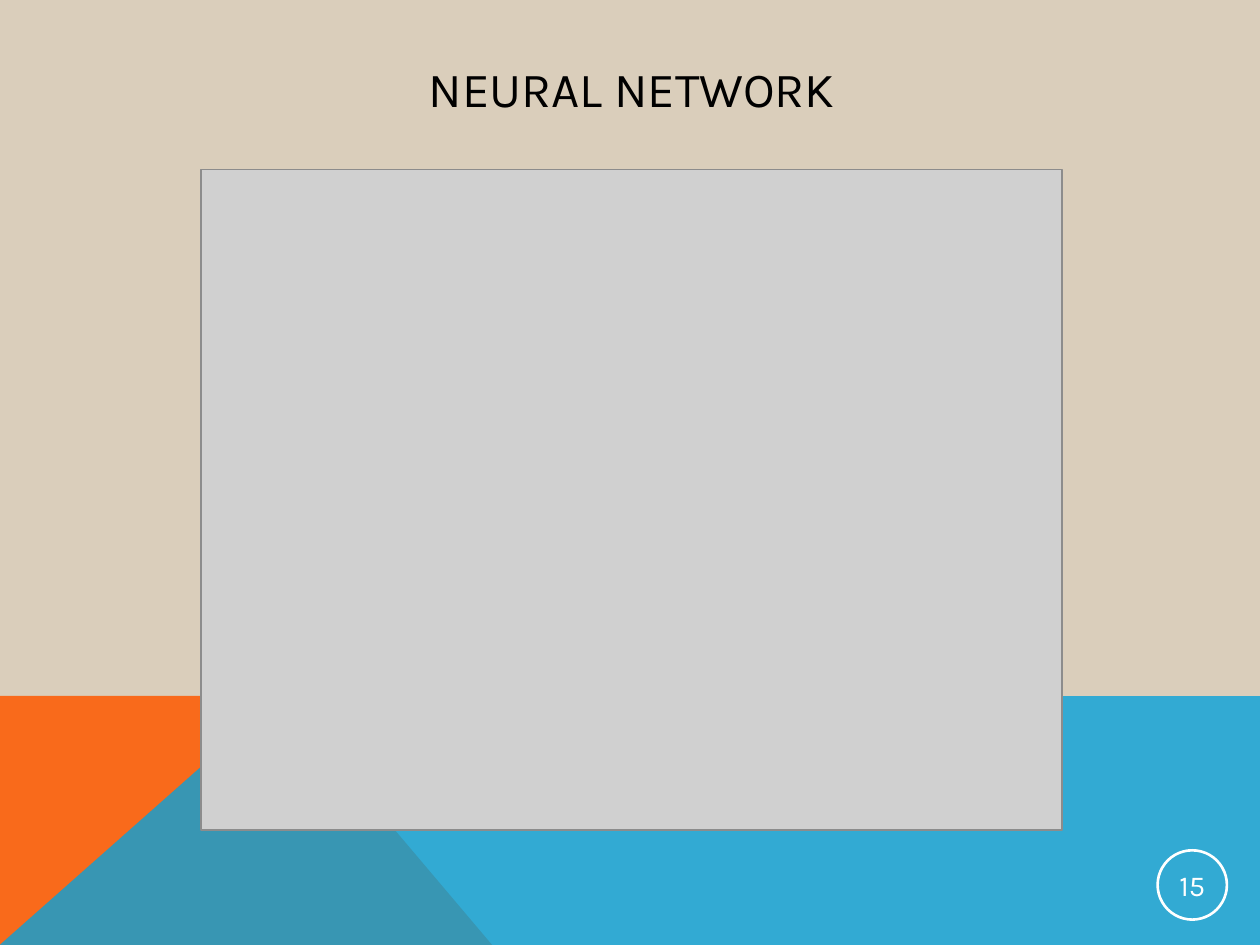
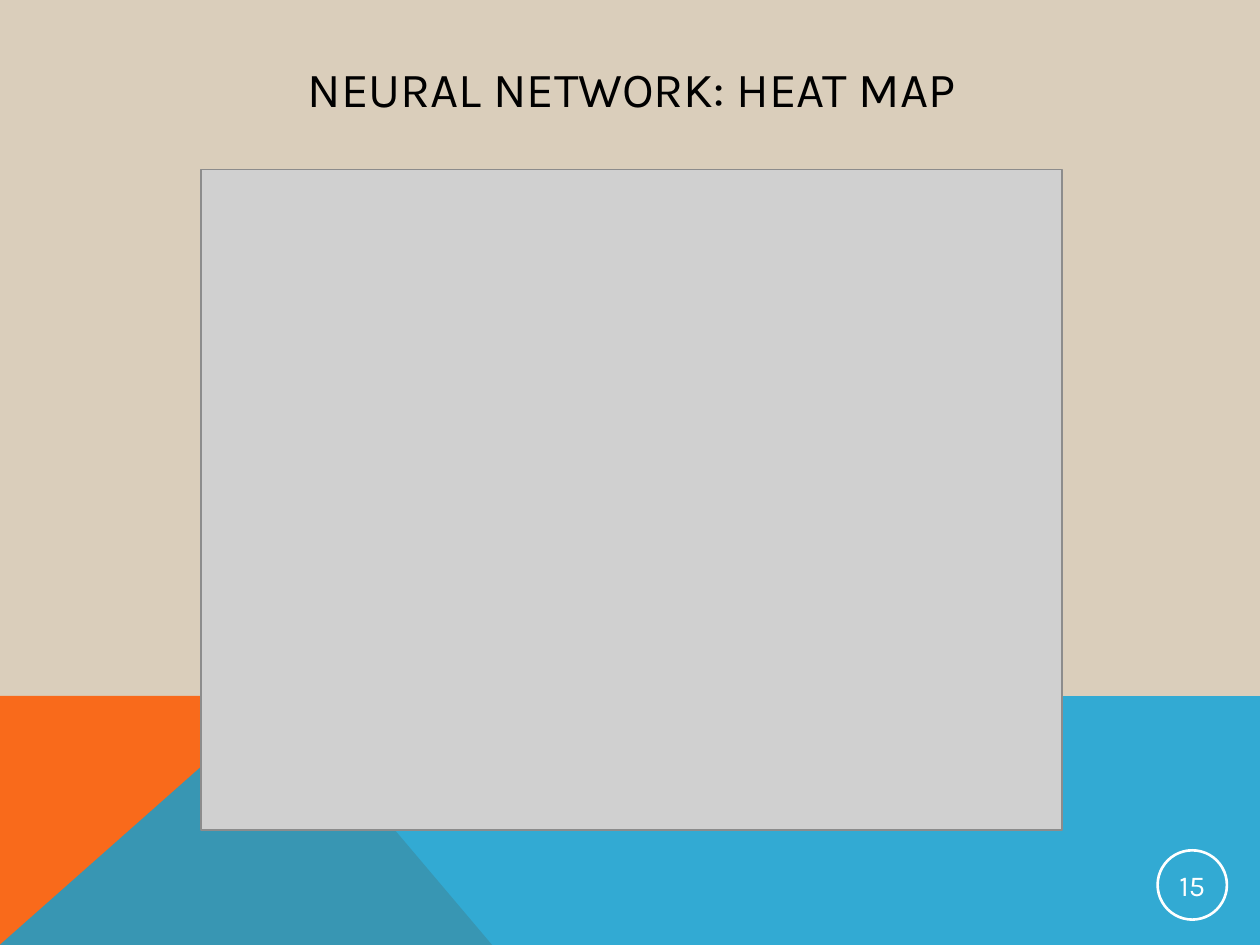
Before and after one commit to AOlden/sb-projects, a slide deck: slide 15 of CP2/CP2_deck.pptx. Drawn at 1260x945 pixels with LibreOffice and Linux fonts; fonts in the diff are those of the drawing; grey boxes stand for pictures. Boxes give left, top, right and bottom in pixels: in the first picture for what was removed or moved away, otherwise in the second. Text is boxed around its words. In the diff, an @@ line names an element or a change of style, - is before the commit and + after.

```diff
--- a/CP2/CP2_deck.pptx
+++ b/CP2/CP2_deck.pptx
@@ title at (308, 75, 956, 108): text changed @@
-NEURAL NETWORK
+NEURAL NETWORK: HEAT MAP
```
Also in this commit, not shown: 4 other slides changed.
